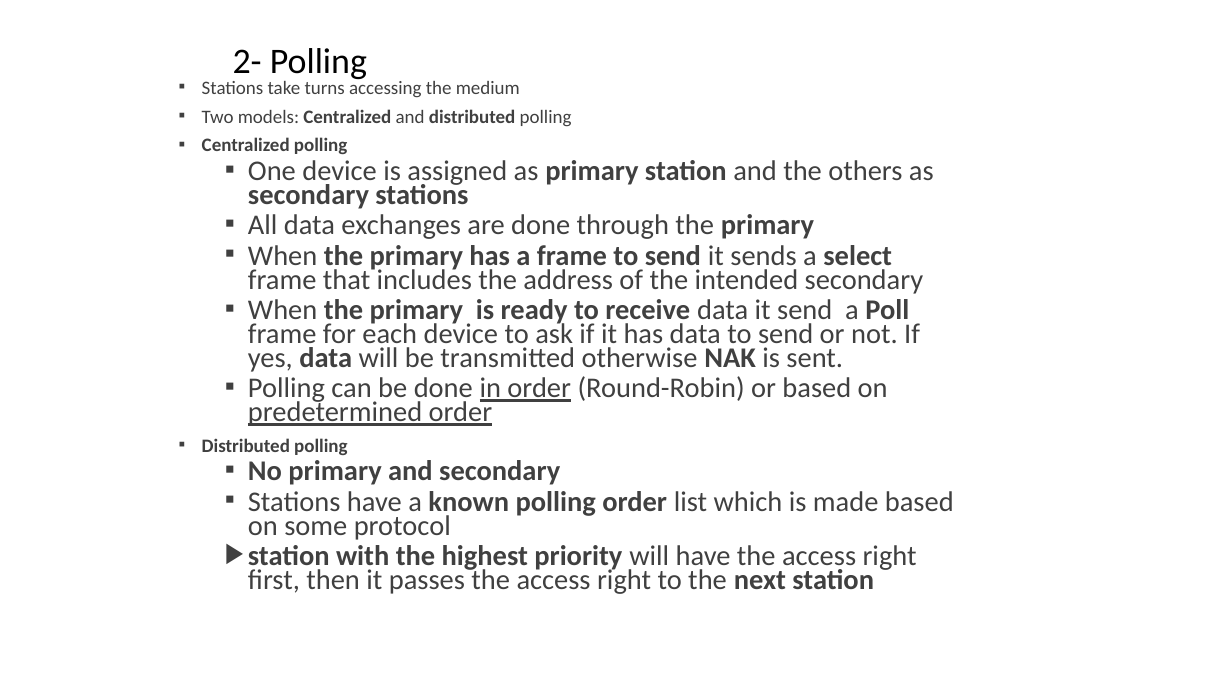
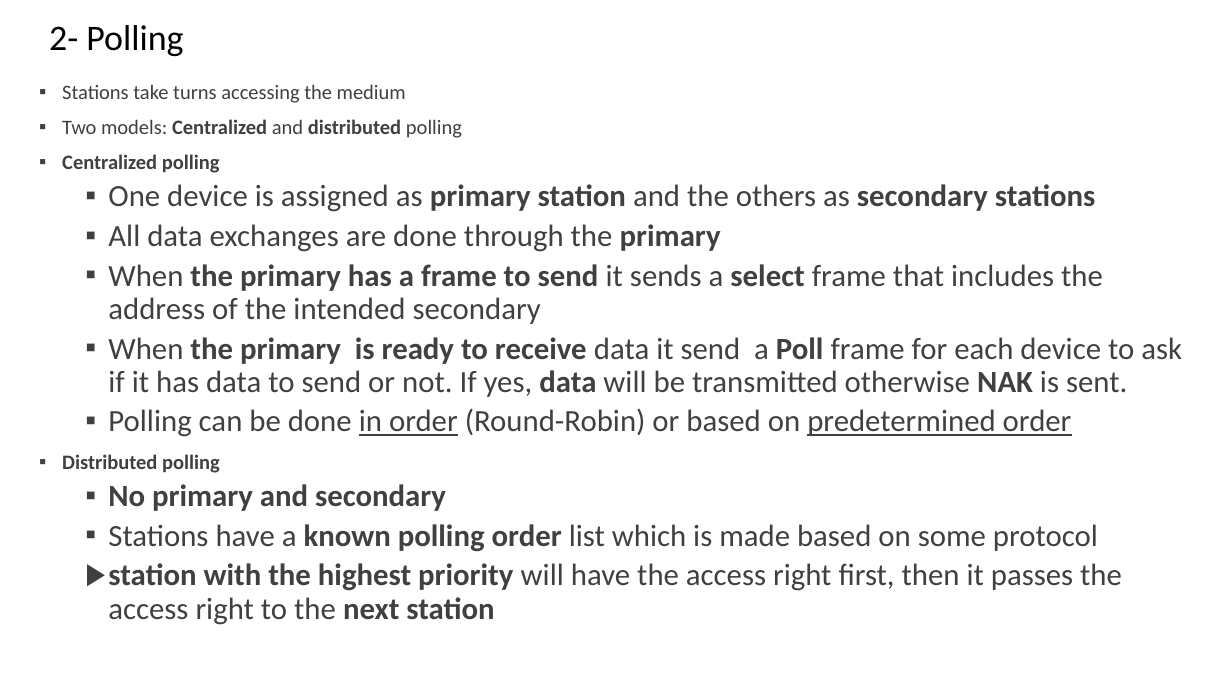
Before and after one commit to amelcharolinesgn2/DataNetCommunication, a slide deck: slide 35 of 6_8Network Communication_Multiple Access Control (MAC) Protocols.pptx. Drawn at 1232x693 pixels with LibreOffice and Linux fonts; fonts in the diff are those of the drawing. Boxes give left, top, right and bottom in pixels: in the first picture for what was removed or moved away, otherwise in the second. Text is boxed around its words. In the diff, an @@ line names an element or a change of style, - is before the commit and + after.

```diff
--- a/6_8Network Communication_Multiple Access Control (MAC) Protocols.pptx
+++ b/6_8Network Communication_Multiple Access Control (MAC) Protocols.pptx
@@ title "2- Polling": place and size @@
-title "2- Polling" at (233,48,367,82)
+title "2- Polling" at (49,25,183,56)
@@ text "Stations take turns accessing the ...": place and size @@
-text "Stations take turns accessing the ..." at (202,78,954,594)
+text "Stations take turns accessing the ..." at (62,84,1182,625)
@@ text "Stations take turns accessing the ..." at (62,84,1182,625): size 14.8 to 16 pt in "Stations take turns accessing the medium", "Two models: Centralized and distributed polling", "Centralized polling", "Distributed polling"; size 22.2 to 24 pt in "One device is assigned as primary station ...", "All data exchanges are done through the ...", "When the primary has a frame to ...", "When the primary is ready to receive ..." and 4 more places; line spacing 0.7 to 0.9 @@
```
Also in this commit, not shown: 31 other slides changed, 3 other files.
